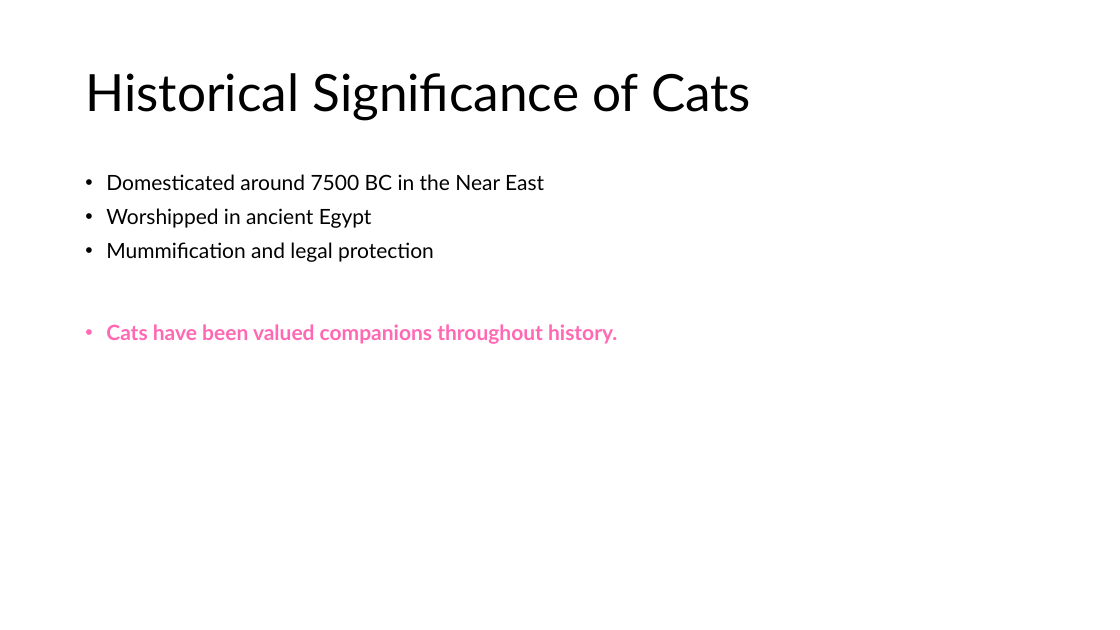
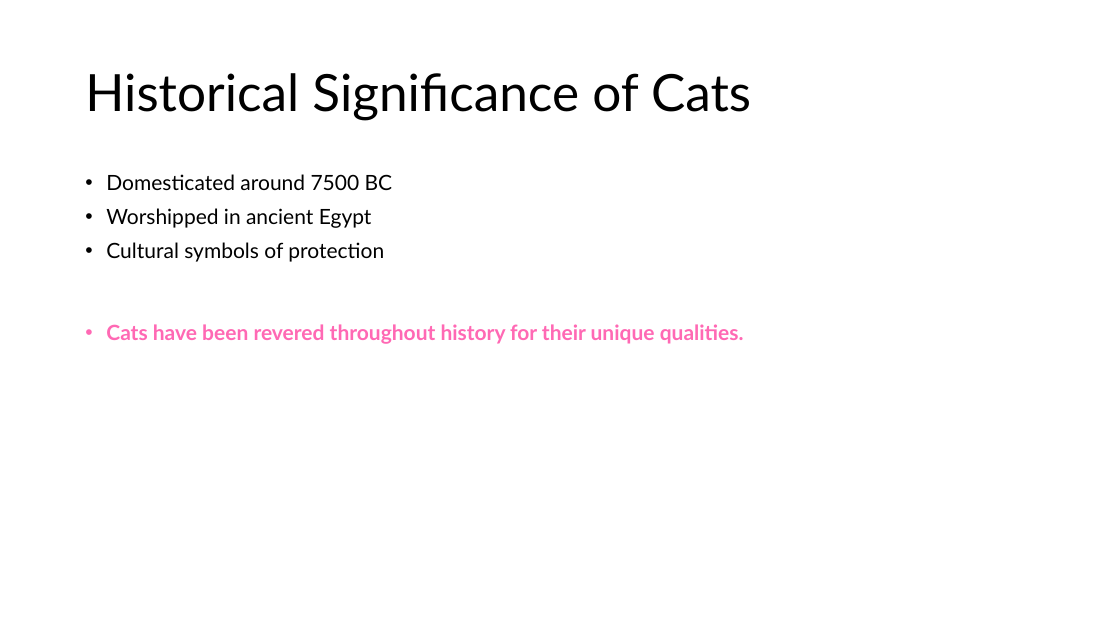
Before and after one commit to drubaga/SlideAI, a slide deck: slide 9 of output/The_Benefits_of_Having_Cats_at_Home.pptx (slide 8 before the commit). Drawn at 1120x630 pixels with LibreOffice and Linux fonts; fonts in the diff are those of the drawing. Boxes give left, top, right and bottom in pixels: in the first picture for what was removed or moved away, otherwise in the second. Text is boxed around its words. In the diff, an @@ line names an element or a change of style, - is before the commit and + after.

Commit message:
feat(api): add single endpoint to generate .pptx from prompt and text input

```diff
--- a/output/The_Benefits_of_Having_Cats_at_Home.pptx
+++ b/output/The_Benefits_of_Having_Cats_at_Home.pptx
@@ text at box(106, 174, 393, 190): text changed @@
-• Domesticated around 7500 BC in the Near East
+• Domesticated around 7500 BC
@@ text at box(106, 242, 744, 344): text changed @@
-• Mummification and legal protection
-• Cats have been valued companions throughout history.
+• Cultural symbols of protection
+• Cats have been revered throughout history for their unique qualities.
```
Also in this commit, not shown: 10 other slides changed, 1 slide added, 1 slide removed, 1 other file.
